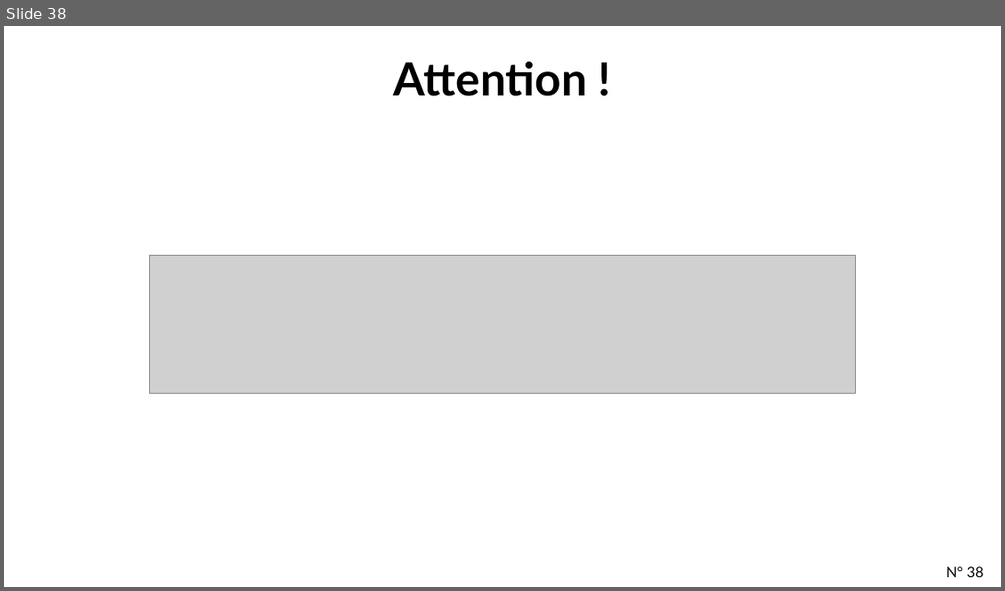
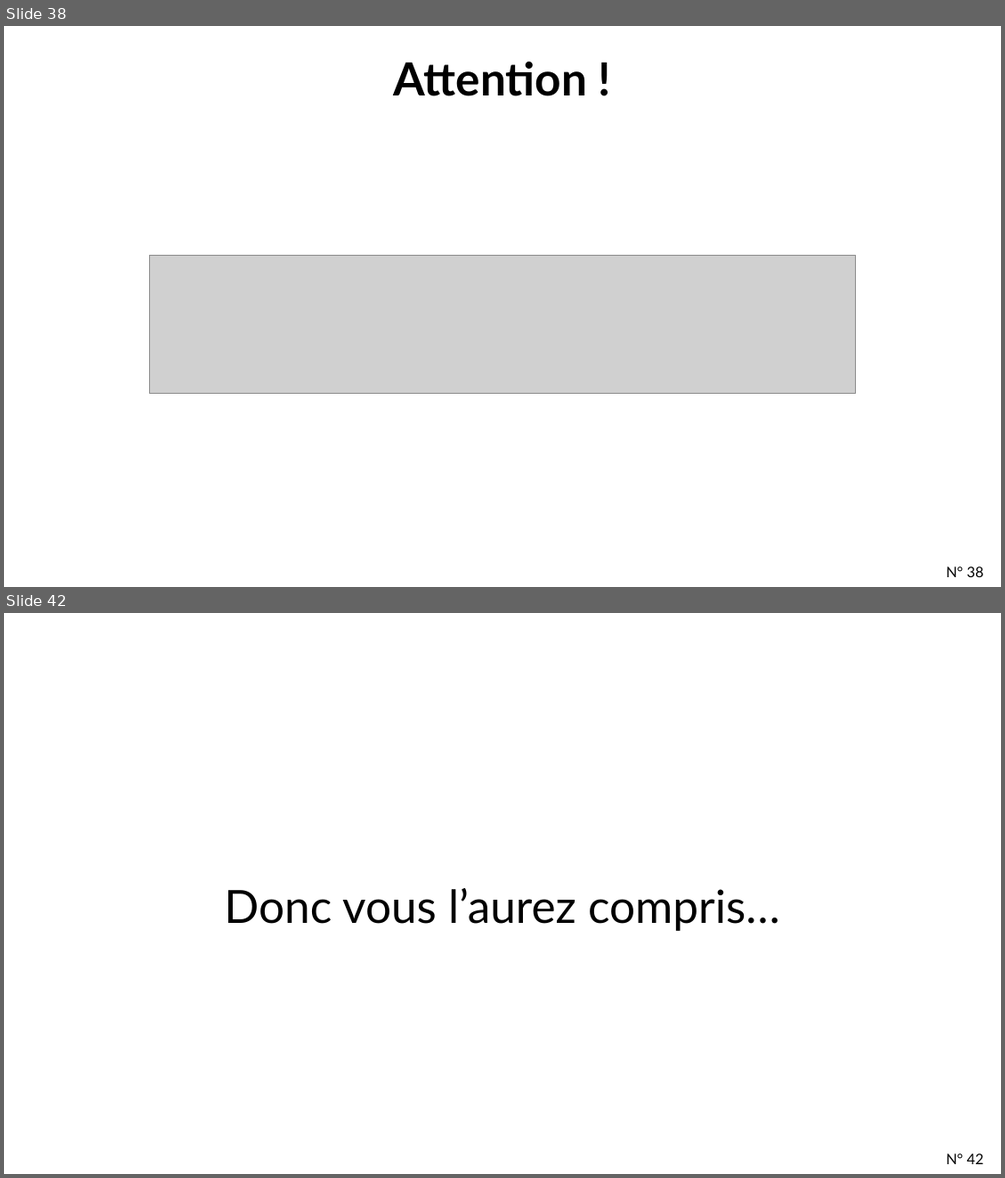
Before and after one commit to tpierrain/CQRS-slides, a slide deck: french/DecouvrirCQRSparLaPratique.pptx. Shown one above the other, each under a label of ours: slide 38 before the commit, slides 38 and 42 after it; the slides between them are not shown. The pictures are 1005x591 and 1005x1178 pixels, drawn with LibreOffice and Linux fonts; fonts in the diff are those of the drawing; grey boxes stand for pictures; background and template pictures are left out. Boxes give left, top, right and bottom in pixels: in the first picture for what was removed or moved away, otherwise in the second. Text is boxed around its words. In the diff, an @@ line names an element or a change of style, - is before the commit and + after.

```diff
--- a/french/DecouvrirCQRSparLaPratique.pptx
+++ b/french/DecouvrirCQRSparLaPratique.pptx
@@ slide 42 added at (x1=4, y1=613, x2=1001, y2=1174), background #FFFFFF @@
@@ text added at (x1=224, y1=888, x2=780, y2=931), 44 pt, text #000000 @@
+Donc vous l’aurez compris…
@@ page number added at (x1=946, y1=1153, x2=984, y2=1164), 14 pt, text #000000 @@
+N° 42
```
Also in this commit, not shown: 7 slides changed, 2 other slides added, 1 other file.
